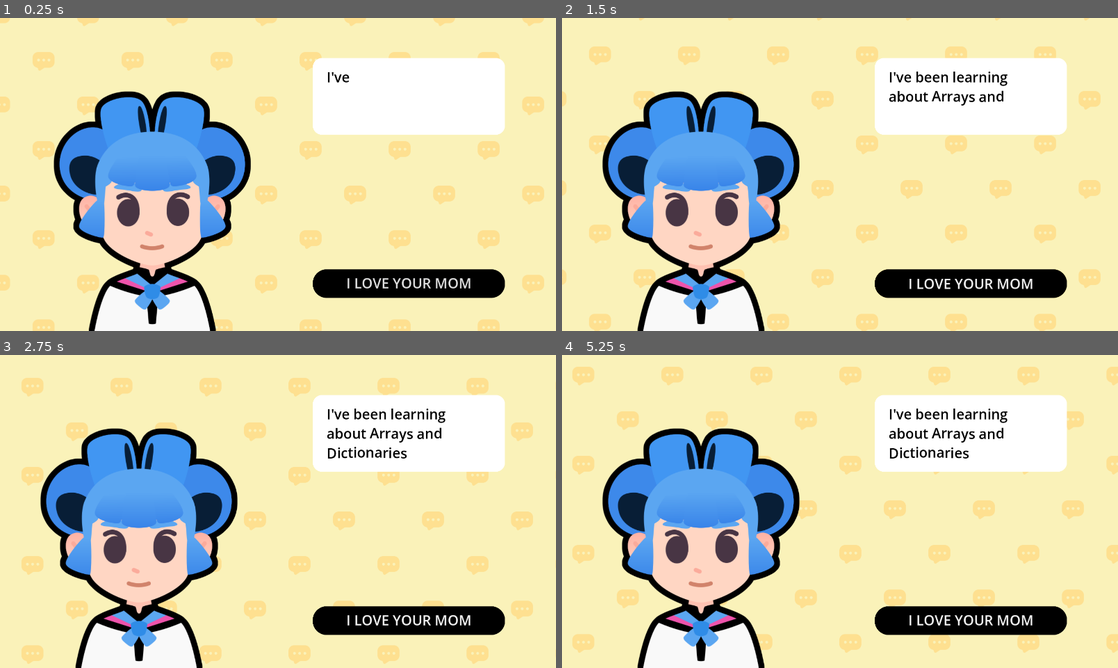
Above: before the commit, frames 1-4 (two rows, left to right).
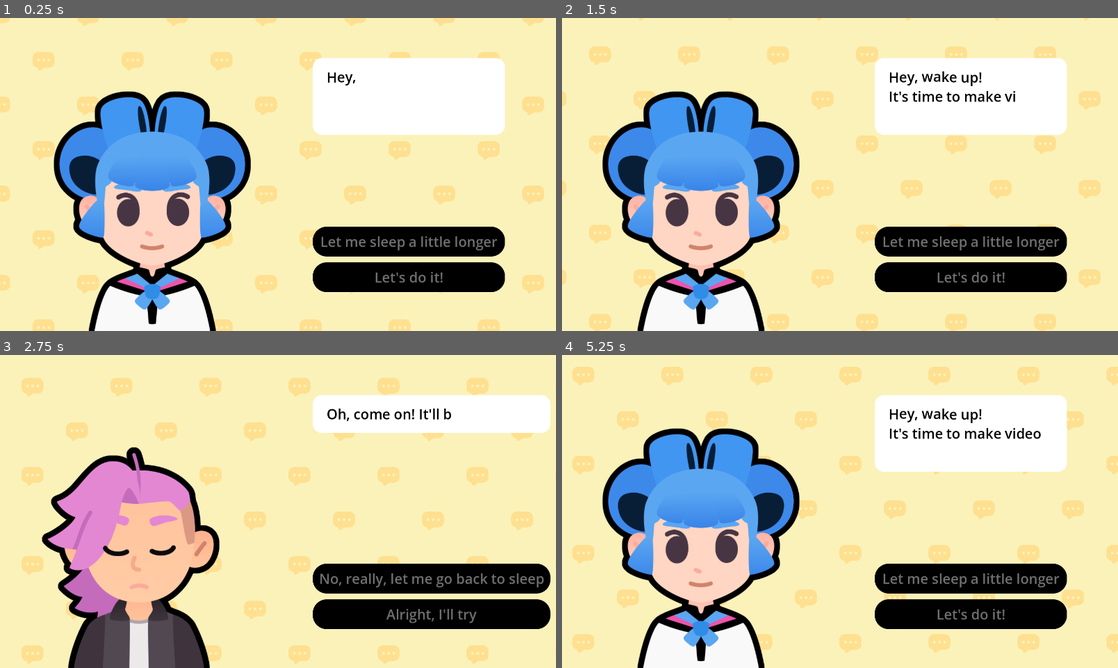
Above: after the commit, the same moments.

Repository: Mulinzhang123/M8-STARTING-A-DIALOGUE
Game: Godot game, scene res://lessons/dialogue.tscn
The game is run twice, just before and just after one commit, with the same random seed, the same clock (stepped at 60 frames per second) and the same inputs. The project has no main scene, so this scene is started directly. Sound files missing from this copy of the repository are replaced by a short silence.
Inputs (mouse positions are in pixels of both pictures, inside the frame that each line leads up to):
- Up to frame 1 (0.25 s): no input
- Up to frame 2 (1.5 s): click (973, 284) at 0.5 s, where only the run before the commit has a clickable "I LOVE YOUR MOM"; click (973, 284) at 1.25 s, where only the run before the commit has a clickable "I LOVE YOUR MOM"
- Up to frame 3 (2.75 s): click (411, 580) at 2 s, where only the run after the commit has a clickable "Let me sleep a little longer"
- Up to frame 4 (5.25 s): click (973, 621) at 2.75 s, where only the run before the commit has a clickable "I LOVE YOUR MOM"; click (995, 580) at 3.5 s, where only the run after the commit has a clickable "No, really, let me go back to…"; tap Enter at 4.25 s; move the mouse to (962, 495) at 4.27 s; tap Z at 4.35, 5.1 s; click (962, 495) at 4.42 s; tap Space at 4.52 s; move the mouse to (728, 527) at 5.02 s; click (728, 527) at 5.17 s

The runs differ from the first frame. In frame 1, 5.3% of the frame differs, in the area x 56-91%, y 17-90%; in frame 2, 6.1%; in frame 3, 32%, in the area x 7-99%, y 12-100%; in frame 4, 6.4%.

Commit message:
lesson 4 and 5 done

Diff:
--- a/M08.start_a_dialog_workbook/lessons/dialogue.gd
+++ b/M08.start_a_dialog_workbook/lessons/dialogue.gd
@@ -11,48 +11,42 @@
 	"pink": preload ("res://assets/pink.png")
 }
 
-## An array of dictionaries. Each dictionary has three properties:
-## - expression: a [code]Texture[/code] containing an expression
-## - text: a [code]String[/code] containing the text the character says
-## - character: a [code]Texture[/code] representing the character
+
 var dialogue_items: Array[Dictionary] = [
 	{
 		"expression": expressions["regular"],
-		"text": "I've been learning about [wave]Arrays and Dictionaries[/wave]",
-		"character": bodies["sophia"]
+		"text": "[wave]Hey, wake up![/wave]\nIt's time to make video games.",
+		"character": bodies["sophia"],
+		"choices": {
+			"Let me sleep a little longer": 2,
+			"Let's do it!": 1,
+		},
 	},
 	{
-		"expression": expressions["regular"],
-		"text": "How has it been going?",
-		"character": bodies["pink"]
+		"expression": expressions["happy"],
+		"text": "Great! Your first task will be to write a [b]dialogue tree[/b].",
+		"character": bodies["sophia"],
+		"choices": {
+			"I will do my best": 3,
+			"No, let me go back to sleep": 2,
+		},
 	},
 	{
 		"expression": expressions["sad"],
-		"text": "... Well... it is a little bit [shake]complicated[/shake]!",
-		"character": bodies["sophia"]
-	},
-	{
-		"expression": expressions["sad"],
-		"text": "Oh!",
-		"character": bodies["pink"]
-	},
-	{
-		"expression": expressions["regular"],
-		"text": "I believe in you!",
-		"character": bodies["pink"]
+		"text": "Oh, come on! It'll be fun.",
+		"character": bodies["pink"],
+		"choices": {
+			"No, really, let me go back to sleep": 0,
+			"Alright, I'll try": 1,
+		},
 	},
 	{
 		"expression": expressions["happy"],
-		"text": "If you stick to it, you'll eventually make it!",
-		"character": bodies["pink"]
+		"text": "That's the spirit! [wave]You can do it![/wave]",
+		"character": bodies["pink"],
+		"choices": {"Okay! (Quit)": - 1},
 	},
-	{
-		"expression": expressions["happy"],
-		"text": "That's it! Let's [tornado freq=3.0][rainbow val=1.0]GOOOOOO!!![/rainbow][/tornado]",
-		"character": bodies["sophia"]
-	}
 ]
-
 
 ## UI element that shows the texts
 @onready var rich_text_label: RichTextLabel = %RichTextLabel
@@ -62,49 +56,72 @@
 @onready var body: TextureRect = %Body
 ## The Expression
 @onready var expression: TextureRect = %Expression
-@onready var actions_buttons_v_box_container: VBoxContainer = %ActionsButtonsVBoxContainer
+## The container for buttons
+@onready var action_buttons_v_box_container: VBoxContainer = %ActionsButtonsVBoxContainer
 
 
 func _ready() -> void:
 	show_text(0)
 
 
+func show_text(current_item_index: int) -> void:
 
-## Draws the current text to the rich text element
-func show_text(current_item_index: int) -> void:
-	# We retrieve the current item from the array
 	var current_item := dialogue_items[current_item_index]
-	# from the item, we extract the properties.
-	# We set the text to the rich text control
-	# And we set the appropriate expression texture
+
 	rich_text_label.text = current_item["text"]
 	expression.texture = current_item["expression"]
 	body.texture = current_item["character"]
+	create_buttons(current_item["choices"])
 
-	# We set the initial visible ratio to the text to 0, so we can change it in the tween
 	rich_text_label.visible_ratio = 0.0
-	# We create a tween that will draw the text
+
 	var tween := create_tween()
-	# A variable that holds the amount of time for the text to show, in seconds
-	# We could write this directly in the tween call, but this is clearer.
-	# We will also use this for deciding on the sound length
+
 	var text_appearing_duration: float = current_item["text"].length() / 30.0
-	# We show the text slowly
+
 	tween.tween_property(rich_text_label, "visible_ratio", 1.0, text_appearing_duration)
-	# We randomize the audio playback's start time to make it sound different
-	# every time.
-	# We obtain the last possible offset in the sound that we can start from
+
+
 	var sound_max_offset := audio_stream_player.stream.get_length() - text_appearing_duration
-	# We pick a random position on that length
+
 	var sound_start_position := randf() * sound_max_offset
-	# We start playing the sound
+
 	audio_stream_player.play(sound_start_position)
-	# We make sure the sound stops when the text finishes displaying
+
 	tween.finished.connect(audio_stream_player.stop)
 
-	# We animate the character sliding in.
+
 	slide_in()
 
+
+	for button: Button in action_buttons_v_box_container.get_children():
+		button.disabled = true
+	tween.finished.connect(func() -> void:
+		for button: Button in action_buttons_v_box_container.get_children():
+			button.disabled = false
+	)
+
+## Adds buttons to the buttons container
+## [param choices_data] A dictionary of [String] keys where each key represents
+##                      a sentence that the player can select, and each [int] value
+##                      represents a key for the next text item.
+func create_buttons(choices_data: Dictionary) -> void:
+
+	for button in action_buttons_v_box_container.get_children():
+		button.queue_free()
+
+	for choice_text in choices_data:
+		var button := Button.new()
+		action_buttons_v_box_container.add_child(button)
+		button.text = choice_text
+
+		var target_line_idx: int = choices_data[choice_text]
+		if target_line_idx == - 1:
+
+			button.pressed.connect(get_tree().quit)
+		else:
+
+			button.pressed.connect(show_text.bind(target_line_idx))
 
 ## Animates the character when they start talking
 func slide_in() -> void:
--- a/M08.start_a_dialog_workbook/lessons/dialogue.tscn
+++ b/M08.start_a_dialog_workbook/lessons/dialogue.tscn
@@ -91,8 +91,15 @@
 
 [node name="Button" type="Button" parent="VBoxContainer/ActionsButtonsVBoxContainer"]
 layout_mode = 2
-text = "I LOVE YOUR MOM
+text = "YES
 "
+
+[node name="ActionsButtonsVBoxContainer2" type="VBoxContainer" parent="VBoxContainer"]
+unique_name_in_owner = true
+clip_contents = true
+layout_mode = 2
+focus_mode = 3
+mouse_filter = 0
 
 [node name="AudioStreamPlayer" type="AudioStreamPlayer" parent="."]
 unique_name_in_owner = true
--- a/M08.start_a_dialog_workbook/lessons/slideshow.gd
+++ b/M08.start_a_dialog_workbook/lessons/slideshow.gd
@@ -1,57 +1,13 @@
 extends Control
 
-var expressions := {
-	"happy": preload ("res://assets/emotion_happy.png"),
-	"regular": preload ("res://assets/emotion_regular.png"),
-	"sad": preload ("res://assets/emotion_sad.png"),
-}
 
-var bodies := {
-	"sophia": preload ("res://assets/sophia.png"),
-	"pink": preload ("res://assets/pink.png")
-}
 
 ## An array of dictionaries. Each dictionary has three properties:
 ## - expression: a [code]Texture[/code] containing an expression
 ## - text: a [code]String[/code] containing the text the character says
 ## - character: a [code]Texture[/code] representing the character
-var dialogue_items: Array[Dictionary] = [
-	{
-		"expression": expressions["regular"],
-		"text": "I've been learning about [wave]Arrays and Dictionaries[/wave]",
-		"character": bodies["sophia"]
-	},
-	{
-		"expression": expressions["regular"],
-		"text": "How has it been going?",
-		"character": bodies["pink"]
-	},
-	{
-		"expression": expressions["sad"],
-		"text": "... Well... it is a little bit [shake]complicated[/shake]!",
-		"character": bodies["sophia"]
-	},
-	{
-		"expression": expressions["sad"],
-		"text": "Oh!",
-		"character": bodies["pink"]
-	},
-	{
-		"expression": expressions["regular"],
-		"text": "I believe in you!",
-		"character": bodies["pink"]
-	},
-	{
-		"expression": expressions["happy"],
-		"text": "If you stick to it, you'll eventually make it!",
-		"character": bodies["pink"]
-	},
-	{
-		"expression": expressions["happy"],
-		"text": "That's it! Let's [tornado freq=3.0][rainbow val=1.0]GOOOOOO!!![/rainbow][/tornado]",
-		"character": bodies["sophia"]
-	}
-]
+@export var dialogue_items: Array[SlideShowEntry] = []
+
 var current_item_index := 0
 
 ## UI element that shows the texts
--- /dev/null
+++ b/M08.start_a_dialog_workbook/lessons/slideshow_entry.gd
@@ -0,0 +1,6 @@
+class_name SlideShowEntry extends Resource
+
+@export var expression := preload("res://assets/emotion_regular.png")
+@export var character := preload("res://assets/sophia.png")
+@export_multiline var text := ""
+@export var dialogue_items: Array[SlideShowEntry] = []
--- /dev/null
+++ b/M08.start_a_dialog_workbook/lessons/slideshow_entry.tres
@@ -0,0 +1,11 @@
+[gd_resource type="Resource" script_class="SlideShowEntry" load_steps=4 format=3 uid="uid://dp1lsqccjx0cy"]
+
+[ext_resource type="Script" uid="uid://bxim2bxt6g4gn" path="res://lessons/slideshow_entry.gd" id="1_5ejl4"]
+[ext_resource type="Texture2D" uid="uid://copkt78vgp37i" path="res://assets/sophia.png" id="1_bsw4n"]
+[ext_resource type="Texture2D" uid="uid://dchimpdsnda13" path="res://assets/emotion_happy.png" id="2_l0w75"]
+
+[resource]
+script = ExtResource("1_5ejl4")
+expression = ExtResource("2_l0w75")
+text = "hello world"
+metadata/_custom_type_script = "uid://bxim2bxt6g4gn"
Not shown, added: M08.start_a_dialog_workbook/lessons/slideshow_entry.gd.uid
